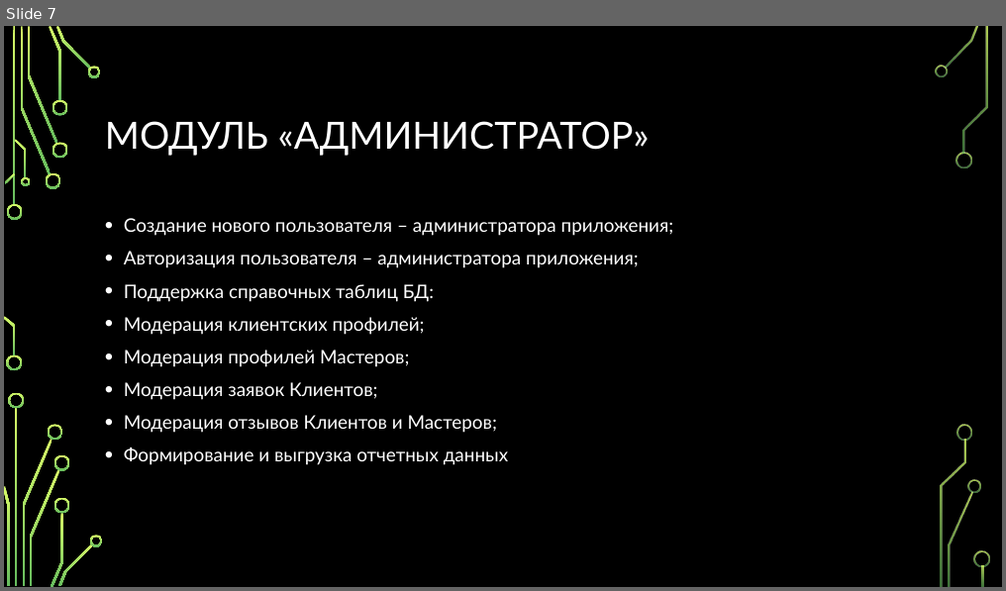
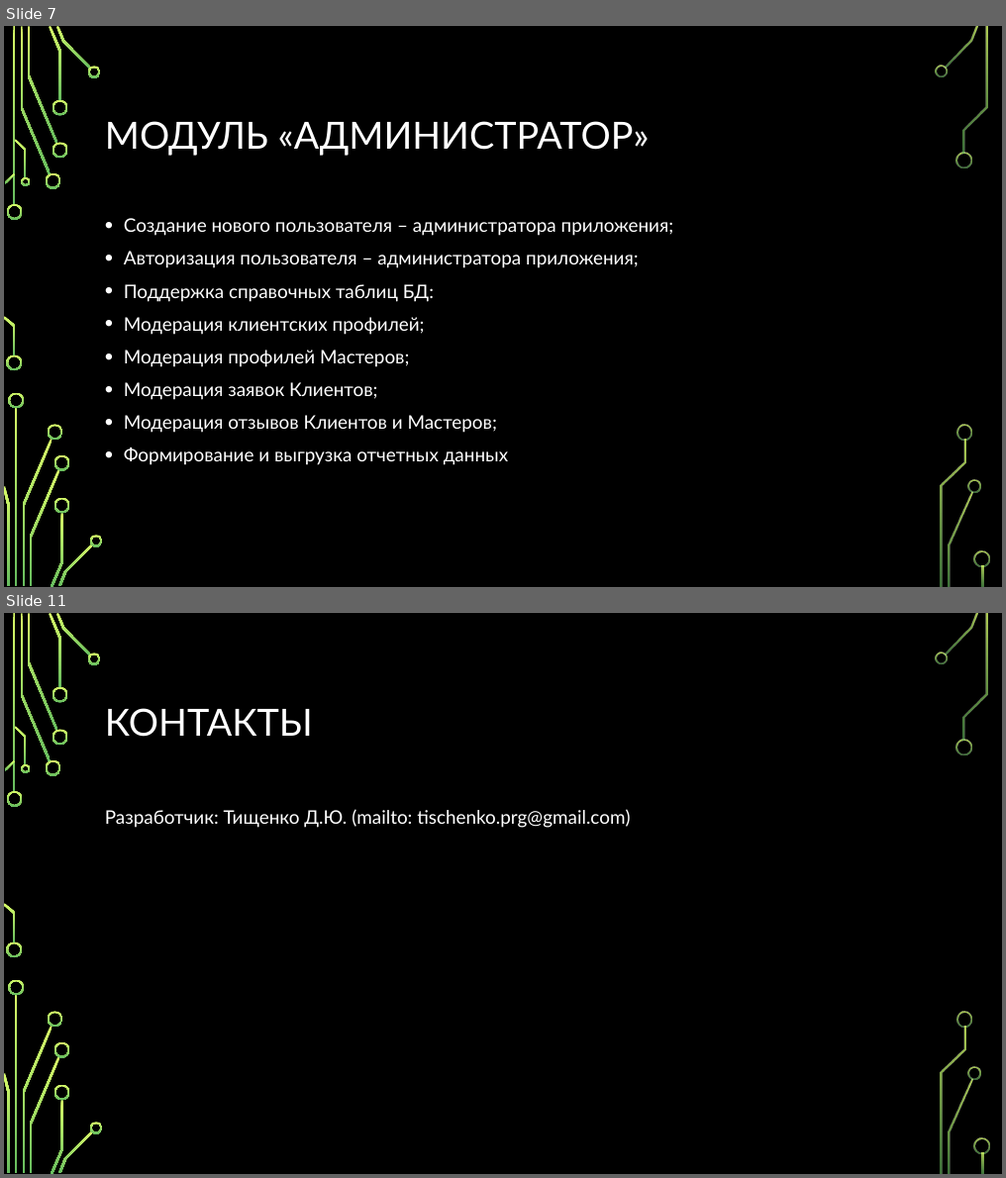
Before and after one commit to tischenko-dmitriy/grooming-salon, a slide deck: documentation/grooming-salon.pptx. Shown one above the other, each under a label of ours: slide 7 before the commit, slides 7 and 11 after it; the slides between them are not shown. The pictures are 1006x591 and 1006x1178 pixels, drawn with LibreOffice and Linux fonts; fonts in the diff are those of the drawing; background and template pictures are left out. Boxes give left, top, right and bottom in pixels: in the first picture for what was removed or moved away, otherwise in the second. Text is boxed around its words. In the diff, an @@ line names an element or a change of style, - is before the commit and + after.

```diff
--- a/documentation/grooming-salon.pptx
+++ b/documentation/grooming-salon.pptx
@@ slide 11 added at bbox=[4, 613, 1002, 1174], background picture (left out); not listed: 36 template elements that a slide beside it also shows @@
@@ title added at bbox=[105, 708, 313, 737], 36 pt, text #FFFFFF @@
+КОНТАКТЫ
@@ text added at bbox=[105, 809, 630, 828], 18 pt, text #FFFFFF @@
+Разработчик: Тищенко Д.Ю. (mailto: tischenko.prg@gmail.com)
```
Also in this commit, not shown: 5 slides changed, 3 other slides added, 1 slide removed, 3 other files.
